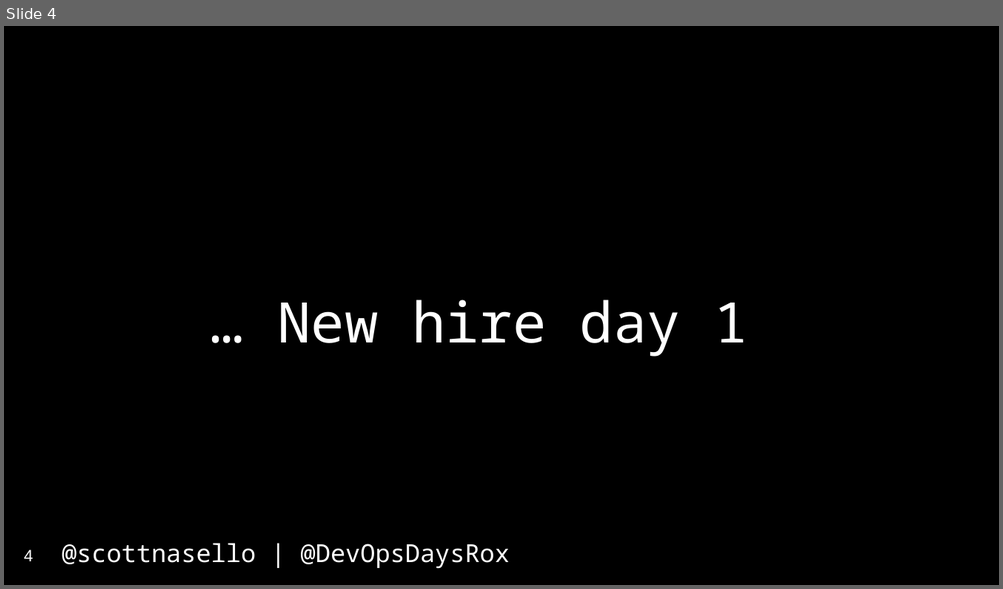
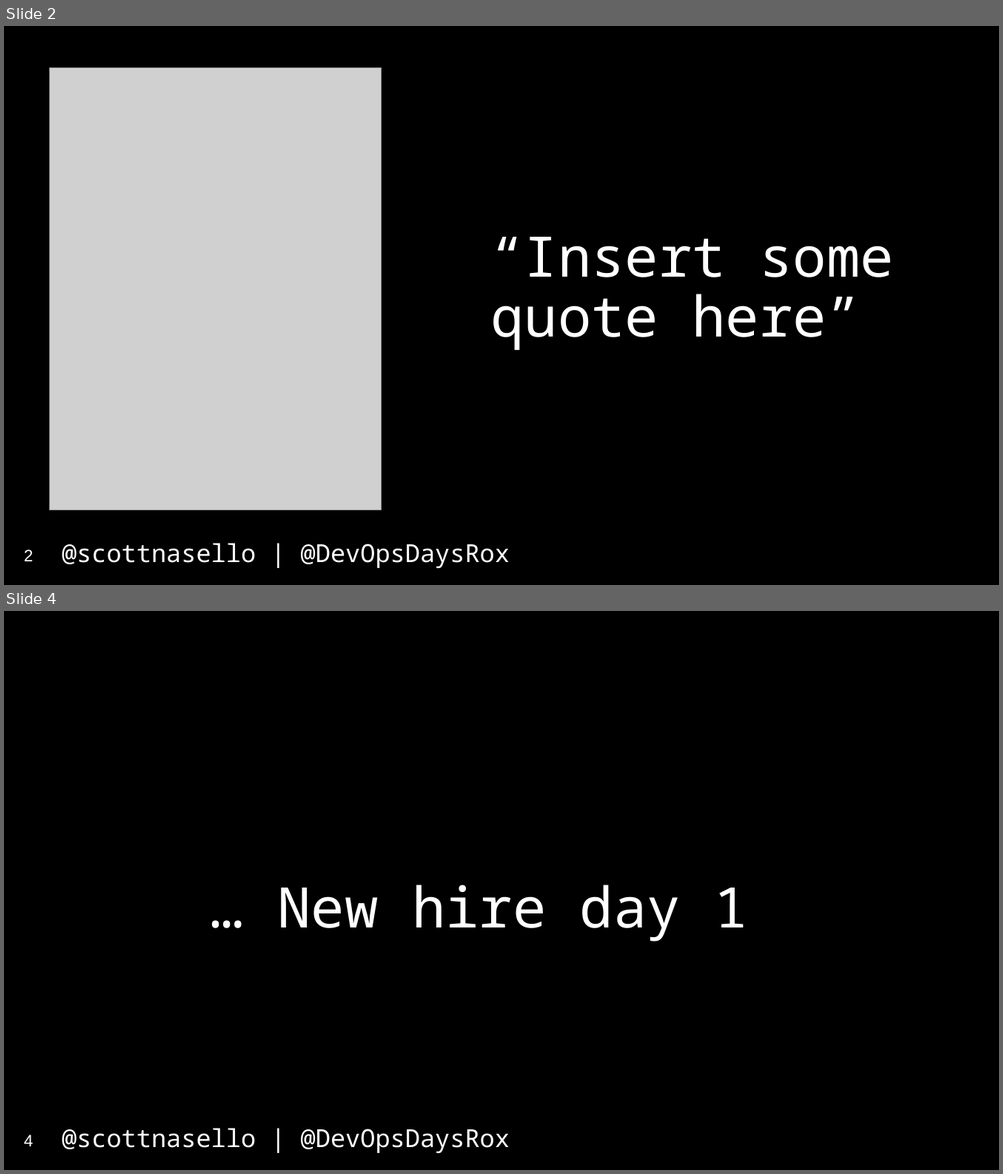
Before and after one commit to scottnasello/talks, a slide deck: 2017-04-10 Denver DevOpsDays/DevOpsDays Denver.pptx. Shown one above the other, each under a label of ours: slide 4 before the commit, slides 2 and 4 after it; the slides between them are not shown. The pictures are 1003x589 and 1003x1174 pixels, drawn with LibreOffice and Linux fonts; fonts in the diff are those of the drawing; grey boxes stand for pictures. Boxes give left, top, right and bottom in pixels: in the first picture for what was removed or moved away, otherwise in the second. Text is boxed around its words. In the diff, an @@ line names an element or a change of style, - is before the commit and + after.

```diff
--- a/2017-04-10 Denver DevOpsDays/DevOpsDays Denver.pptx
+++ b/2017-04-10 Denver DevOpsDays/DevOpsDays Denver.pptx
@@ slide 2 added at <box>4,26,999,585</box>, background #000000; not listed: 1 template element that a slide beside it also shows @@
@@ picture added at <box>50,67,381,510</box> @@
@@ title added at <box>490,237,893,350</box>, 54 pt, text #FFFFFF @@
+“Insert some quote here”
@@ page number added at <box>24,550,33,562</box>, 16 pt, text #FFFFFF @@
+2
```
Also in this commit, not shown: 1 slide changed, 4 other slides added, 5 slides removed.
